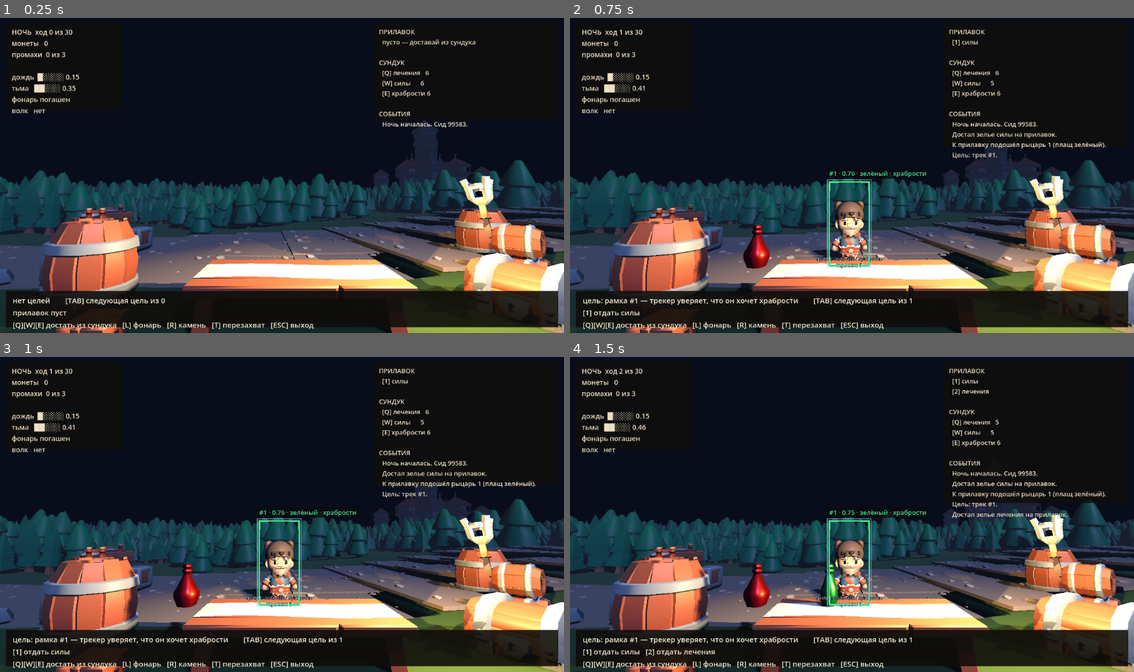
Above: before the commit, frames 1-4 (two rows, left to right).
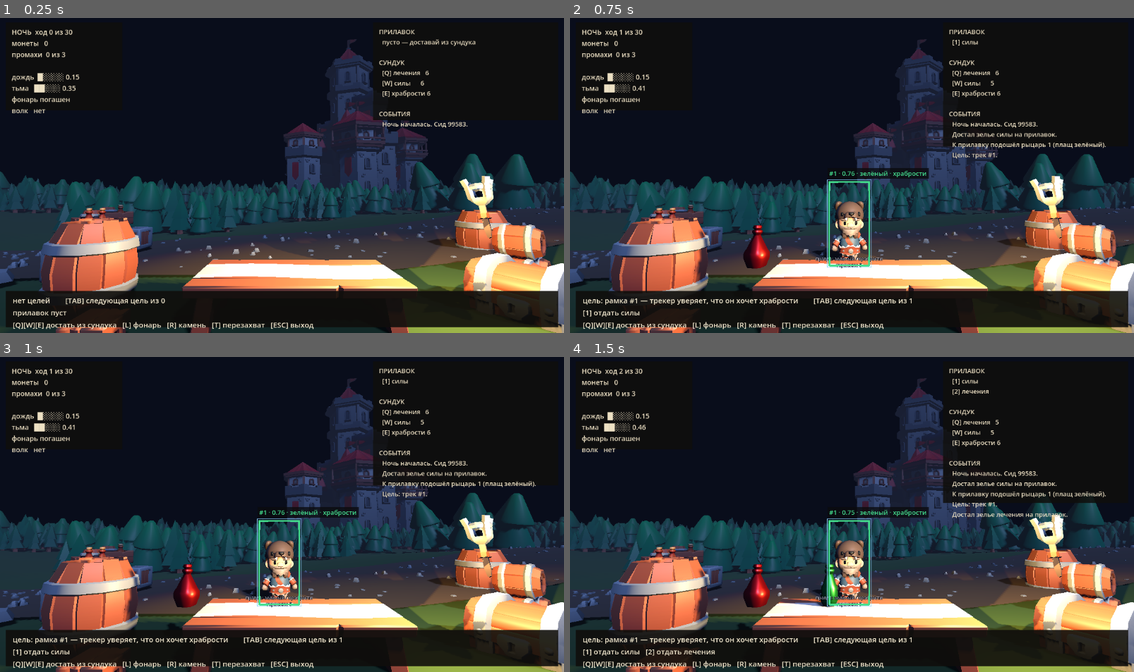
Above: after the commit, the same moments.

Repository: Azidaan/FlyNight
Game: Godot game, scene res://src/view/main.tscn
The game is run twice, just before and just after one commit, with the same random seed, the same clock (stepped at 60 frames per second) and the same inputs.
Inputs:
- Up to frame 1 (0.25 s): no input
- Up to frame 2 (0.75 s): tap Enter at 0.5 s; hold W from 0.53 s (still down); tap Tab at 0.6 s
- Up to frame 3 (1 s): keep holding W; tap Space at 0.77 s
- Up to frame 4 (1.5 s): release W at 1.28 s; tap Q at 1.35 s

The runs differ from the first frame. In frame 1, 17% of the frame differs, in the area x 0-100%, y 6-87%; in frame 2, 15%; in frame 3, 15%; in frame 4, 14%.

Commit message:
feat: замок в кадре, дорога из булыжника вместо плит
- осевая дороги переведена с параболы на дугу окружности: у прилавка
  касательная поперёк кадра (дорога фронтальна), дальше плавный
  разворот вглубь. Парабола уводила ворота за край экрана.
  Влево радиус 260 против 42 вправо - там дорога уходит почти прямо
- дорога больше не цельные плиты: лента утоптанного грунта плюс
  россыпь мелкого булыжника из гекс-пака

Опять дубль константы (ROCK_A был объявлен дважды) - парсер падал,
окно висело молча. Ловится только прогоном в headless.

Co-Authored-By: Claude Fable 5 <noreply@anthropic.com>

Diff:
--- a/src/view/scene_builder.gd
+++ b/src/view/scene_builder.gd
@@ -26,6 +26,7 @@
 const TREE_A := preload("res://assets/hex/nature/tree_single_A.gltf")
 const TREE_B := preload("res://assets/hex/nature/tree_single_B.gltf")
 const ROCK_A := preload("res://assets/hex/nature/rock_single_A.gltf")
+const ROCK_C := preload("res://assets/hex/nature/rock_single_C.gltf")
 
 const CASTLE := preload("res://assets/hex/castle/building_castle_red.gltf")
 const TOWER_A := preload("res://assets/hex/castle/building_tower_A_red.gltf")
@@ -60,7 +61,7 @@
 ## Герои идут по дороге из замка и в замок, нежить выходит из леса
 ## с противоположной стороны и дорогу пересекает.
 const ROAD_Z := -7.5
-const ROAD_HALF_WIDTH := 5.0
+const ROAD_HALF_WIDTH := 4.6
 const CASTLE_ALONG := 96.0
 
 ## Рельеф. Возле лавки сглаживается в ноль, иначе прилавок и покупатели
@@ -70,12 +71,19 @@
 	var damp: float = clampf(Vector2(x, z + 3.0).length() / 20.0, 0.0, 1.0)
 	return h * damp
 
-## Осевая линия дороги. Перед лавкой идёт поперёк кадра, дальше загибается
-## вправо-вглубь к воротам замка — так дорога и фронтальна, и ведёт куда надо.
+## Осевая линия дороги — дуга окружности. У прилавка касательная идёт
+## поперёк кадра (дорога фронтальна), дальше вправо она плавно
+## разворачивается вглубь, и ворота замка попадают в кадр почти по центру.
+## Влево радиус много больше, поэтому там дорога уходит почти прямо.
+const ROAD_R_RIGHT := 42.0
+const ROAD_R_LEFT := 260.0
+
 static func road_point(s: float) -> Vector3:
-	var bend: float = 0.017 if s > 0.0 else 0.004
-	var z := ROAD_Z - s * s * bend
-	return Vector3(s, ground_height(s, z), z)
+	var r: float = ROAD_R_RIGHT if s > 0.0 else ROAD_R_LEFT
+	var th := s / r
+	var x := r * sin(th)
+	var z := ROAD_Z - r + r * cos(th)
+	return Vector3(x, ground_height(x, z), z)
 
 static func road_yaw(s: float) -> float:
 	var a := road_point(s - 0.5)
@@ -137,17 +145,56 @@
 	node.position.y = -0.08
 	root.add_child(node)
 
+## Дорога — не цельная плита, а утоптанная лента с россыпью булыжника.
 static func _road(root: Node3D) -> void:
-	var s := -100.0
-	while s < CASTLE_ALONG + 8.0:
-		var centre := road_point(s)
+	var st := SurfaceTool.new()
+	st.begin(Mesh.PRIMITIVE_TRIANGLES)
+
+	var prev_l := Vector3.ZERO
+	var prev_r := Vector3.ZERO
+	var first := true
+	var s := -110.0
+	while s <= CASTLE_ALONG + 14.0:
 		var yaw := road_yaw(s)
 		var side := Vector3(cos(yaw), 0.0, -sin(yaw))
-		for lane: float in [-1.0, 0.0, 1.0]:
-			var p: Vector3 = centre + side * (lane * 3.4)
-			p.y = ground_height(p.x, p.z) + 0.02
-			_put(root, FLOOR, p, yaw)
-		s += 3.4
+		var centre := road_point(s)
+		var l := centre - side * ROAD_HALF_WIDTH
+		var r := centre + side * ROAD_HALF_WIDTH
+		l.y = ground_height(l.x, l.z) + 0.04
+		r.y = ground_height(r.x, r.z) + 0.04
+		if not first:
+			for v in [prev_l, prev_r, r, prev_l, r, l]:
+				st.add_vertex(v)
+		prev_l = l
+		prev_r = r
+		first = false
+		s += 2.5
+
+	st.generate_normals()
+	var band := MeshInstance3D.new()
+	band.mesh = st.commit()
+	var mat := StandardMaterial3D.new()
+	mat.albedo_color = Color(0.29, 0.25, 0.20)
+	mat.roughness = 1.0
+	mat.cull_mode = BaseMaterial3D.CULL_DISABLED
+	band.material_override = mat
+	root.add_child(band)
+
+	# булыжник поверх ленты
+	var rng := RandomNumberGenerator.new()
+	rng.seed = 771
+	var t := -108.0
+	while t <= CASTLE_ALONG + 12.0:
+		var yaw := road_yaw(t)
+		var side := Vector3(cos(yaw), 0.0, -sin(yaw))
+		for k in range(9):
+			var off := rng.randf_range(-ROAD_HALF_WIDTH + 0.3, ROAD_HALF_WIDTH - 0.3)
+			var p := road_point(t + rng.randf_range(-1.3, 1.3)) + side * off
+			p.y = ground_height(p.x, p.z) + 0.01
+			# мелко: булыжник, а не валуны по колено
+			_put(root, ROCK_A if rng.randf() < 0.6 else ROCK_C, p,
+				rng.randf() * TAU, rng.randf_range(0.5, 1.1))
+		t += 2.6
 
 ## Замок справа, как на наброске. Отодвинут и укрупнён: в родном масштабе
 ## гекс-пака он был бы по пояс покупателю.
